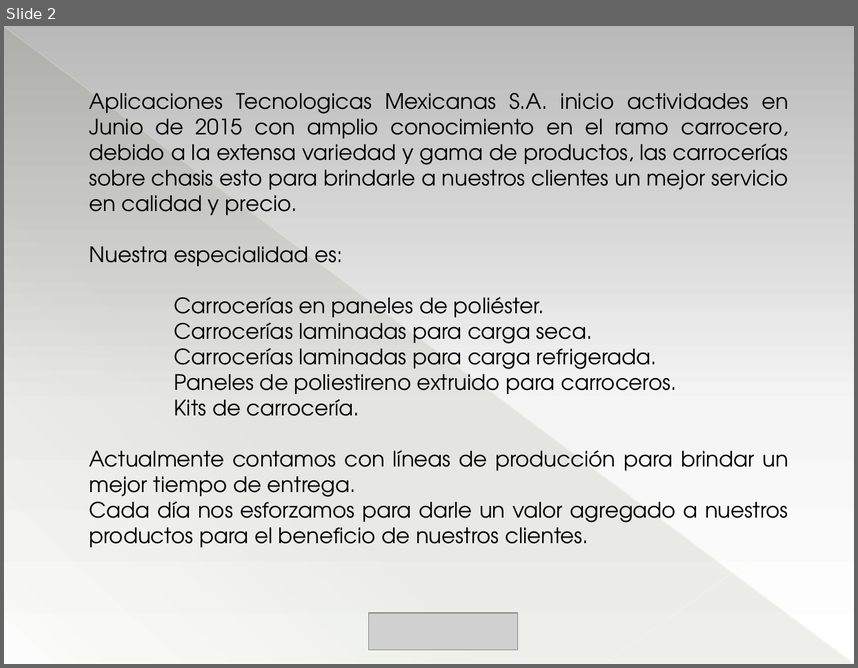
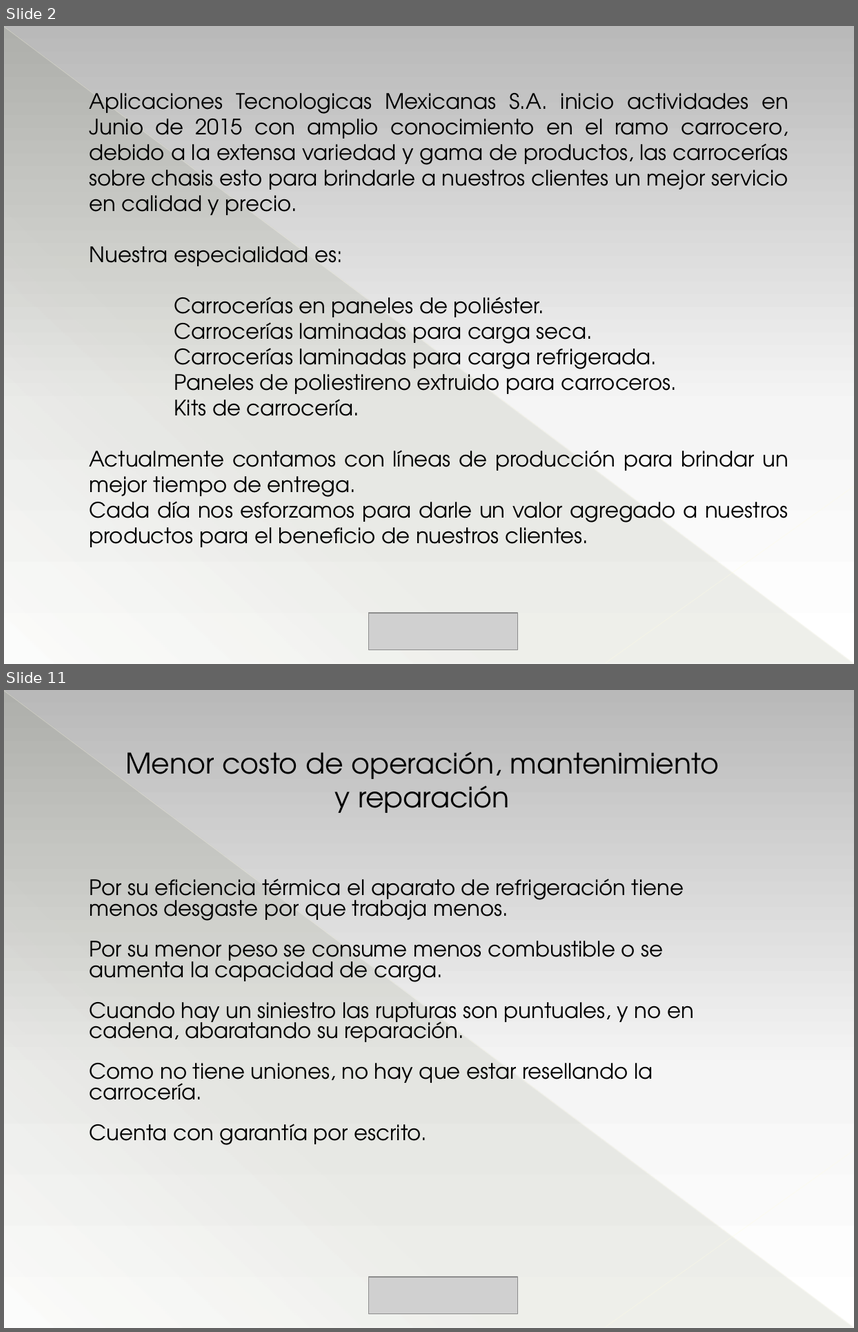
Before and after one commit to aptemex/visuales, a slide deck: Presentacion/PresentacionAptemex.pptm. Shown one above the other, each under a label of ours: slide 2 before the commit, slides 2 and 11 after it; the slides between them are not shown. The pictures are 858x668 and 858x1332 pixels, drawn with LibreOffice and Linux fonts; fonts in the diff are those of the drawing; grey boxes stand for pictures. Boxes give left, top, right and bottom in pixels: in the first picture for what was removed or moved away, otherwise in the second. Text is boxed around its words. In the diff, an @@ line names an element or a change of style, - is before the commit and + after.

```diff
--- a/Presentacion/PresentacionAptemex.pptm
+++ b/Presentacion/PresentacionAptemex.pptm
@@ slide 11 added at bbox=[4, 690, 854, 1328], background gradient #B9B9B9 to #F6F6F6 to #FFFFFF; not listed: 3 template elements that a slide beside it also shows @@
@@ text added at bbox=[125, 752, 720, 813], 24 pt, text #000000 @@
+Menor costo de operación, mantenimiento y reparación
@@ text added at bbox=[90, 878, 694, 1145], 18 pt, text #000000 @@
+Por su eficiencia térmica el aparato de refrigeración tiene menos desgaste por que trabaja menos.
+Por su menor peso se consume menos combustible o se aumenta la capacidad de carga.
+Cuando hay un siniestro las rupturas son puntuales, y no en cadena, abaratando su reparación.
+Como no tiene uniones, no hay que estar resellando la carrocería.
+Cuenta con garantía por escrito.
@@ picture added at bbox=[369, 1276, 517, 1313] @@
```
Also in this commit, not shown: 1 slide changed, 16 other slides added, 6 slides removed, 2 other files.
